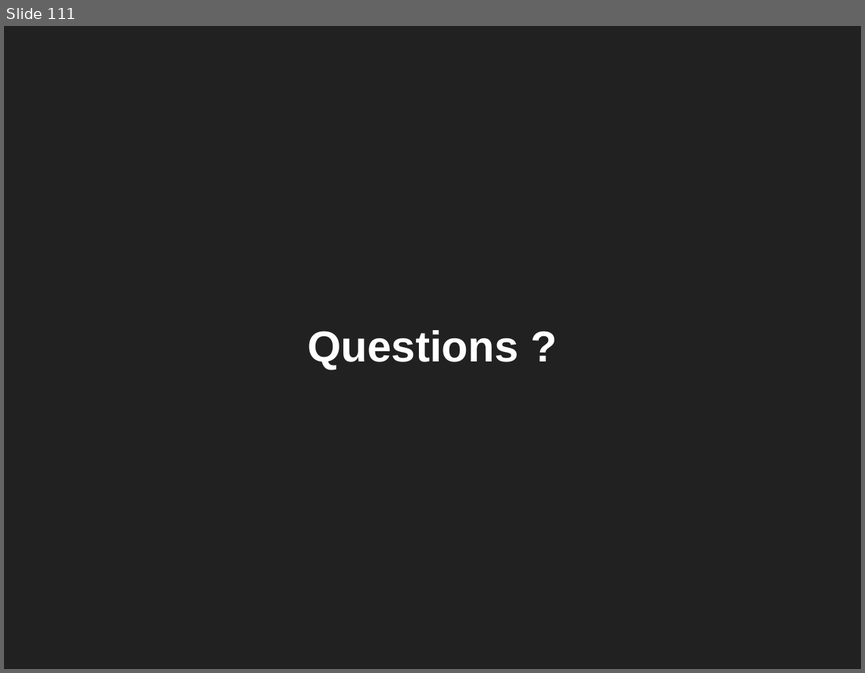
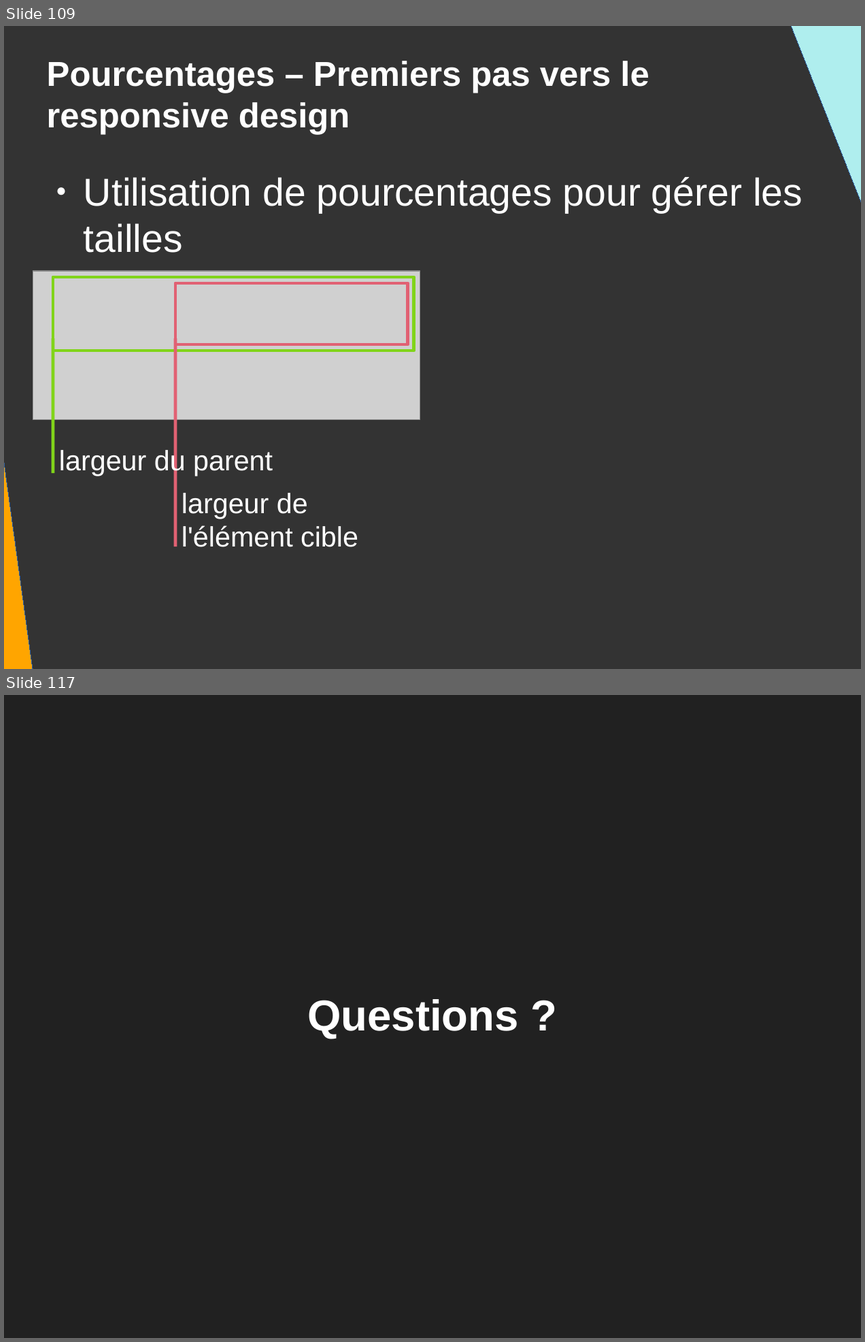
Before and after one commit to DanYellow/presentations, a slide deck: mmi/html/travaux-pratiques/numero-2/presentation.odp. Shown one above the other, each under a label of ours: slide 111 before the commit, slides 109 and 117 after it; the slides between them are not shown. The pictures are 865x673 and 865x1342 pixels, drawn with LibreOffice and Linux fonts; fonts in the diff are those of the drawing; grey boxes stand for pictures. Boxes give left, top, right and bottom in pixels: in the first picture for what was removed or moved away, otherwise in the second. Text is boxed around its words. In the diff, an @@ line names an element or a change of style, - is before the commit and + after.

```diff
--- a/mmi/html/travaux-pratiques/numero-2/presentation.odp
+++ b/mmi/html/travaux-pratiques/numero-2/presentation.odp
@@ slide 109 added at <box>4,26,861,669</box>, background #333333 @@
@@ right triangle added at <box>781,26,861,334</box>, fill #AFEEEE, outline #3465A4 0 pt @@
@@ title added at <box>47,61,649,134</box>, 32 pt, text #FFFFFF, bold @@
+Pourcentages – Premiers pas vers le responsive design
@@ right triangle added at <box>4,125,35,669</box>, fill #FFA500, outline #3465A4 0 pt @@
@@ text added at <box>84,177,802,252</box>, 36 pt, text #FFFFFF @@
+● Utilisation de pourcentages pour gérer les tailles
@@ picture added at <box>33,271,420,420</box> @@
@@ rectangle added at <box>53,277,415,350</box>, outline #81D41A 3 pt @@
@@ rectangle added at <box>175,283,407,345</box>, outline #E16173 3 pt @@
@@ line added from (53, 473) to (53, 339), #81D41A 3 pt @@
@@ line added from (175, 546) to (175, 339), #E16173 3 pt @@
@@ title added at <box>59,448,273,475</box>, 26 pt, text #FFFFFF @@
+largeur du parent
@@ title added at <box>181,492,358,547</box>, 26 pt, text #FFFFFF @@
+largeur de l'élément cible
@@ what was slide 111 is now slide 117 @@
```
Also in this commit, not shown: 2 slides changed, 5 other slides added, 4 other files.
